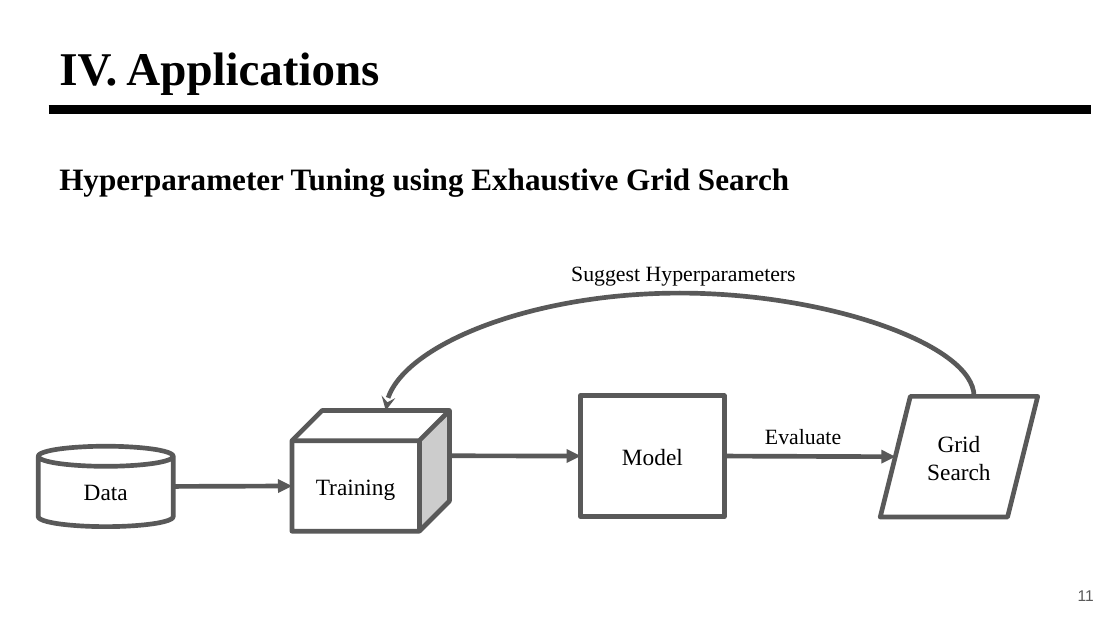
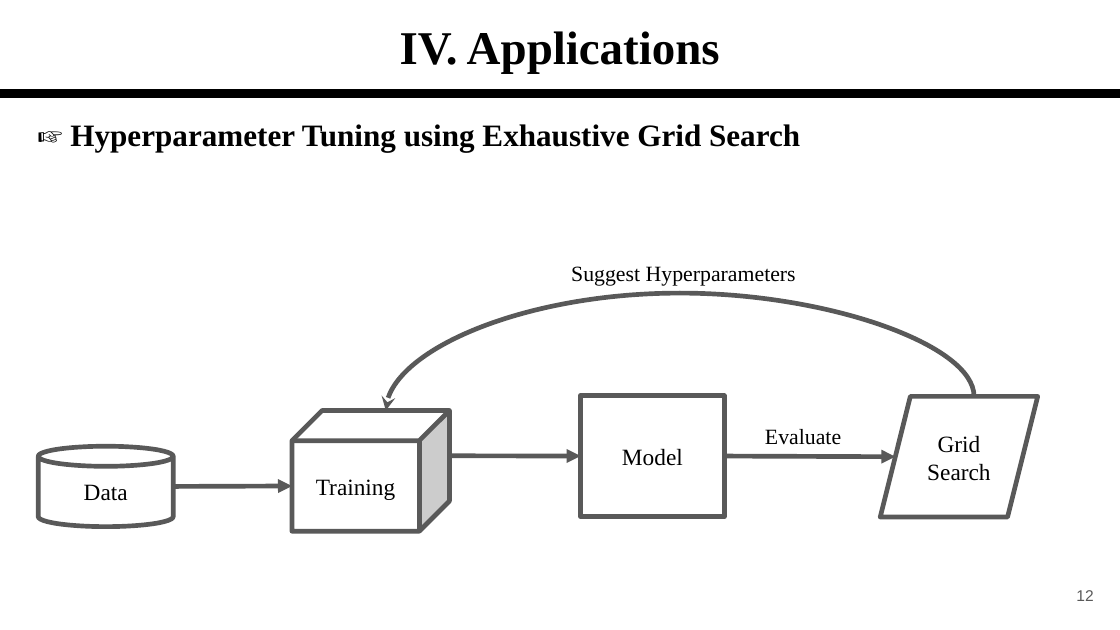
Before and after one commit to ThangDuong59/CS112.L23.KHCL, a slide deck: slide 12 of seminar/CS112-Brute-Force.pptx (slide 11 before the commit). Drawn at 1120x630 pixels with LibreOffice and Linux fonts; fonts in the diff are those of the drawing. Boxes give left, top, right and bottom in pixels: in the first picture for what was removed or moved away, otherwise in the second. Text is boxed around its words. In the diff, an @@ line names an element or a change of style, - is before the commit and + after.

```diff
--- a/seminar/CS112-Brute-Force.pptx
+++ b/seminar/CS112-Brute-Force.pptx
@@ title "IV. Applications": place and size @@
-title "IV. Applications" at (59,52,379,94)
+title "IV. Applications" at (400,31,720,74)
@@ title "IV. Applications" at (400,31,720,74): alignment left to centre @@
@@ line moved from (48, 110) - (1092, 110) to (0, 93) - (1120, 93) @@
@@ text at (70,124,800,152): text changed @@
-Hyperparameter Tuning using Exhaustive Grid Search
+☞ Hyperparameter Tuning using Exhaustive Grid Search
@@ page number at (1076,590,1093,601): text changed @@
-11
+12
```
Also in this commit, not shown: 22 other slides changed, 1 slide added.
